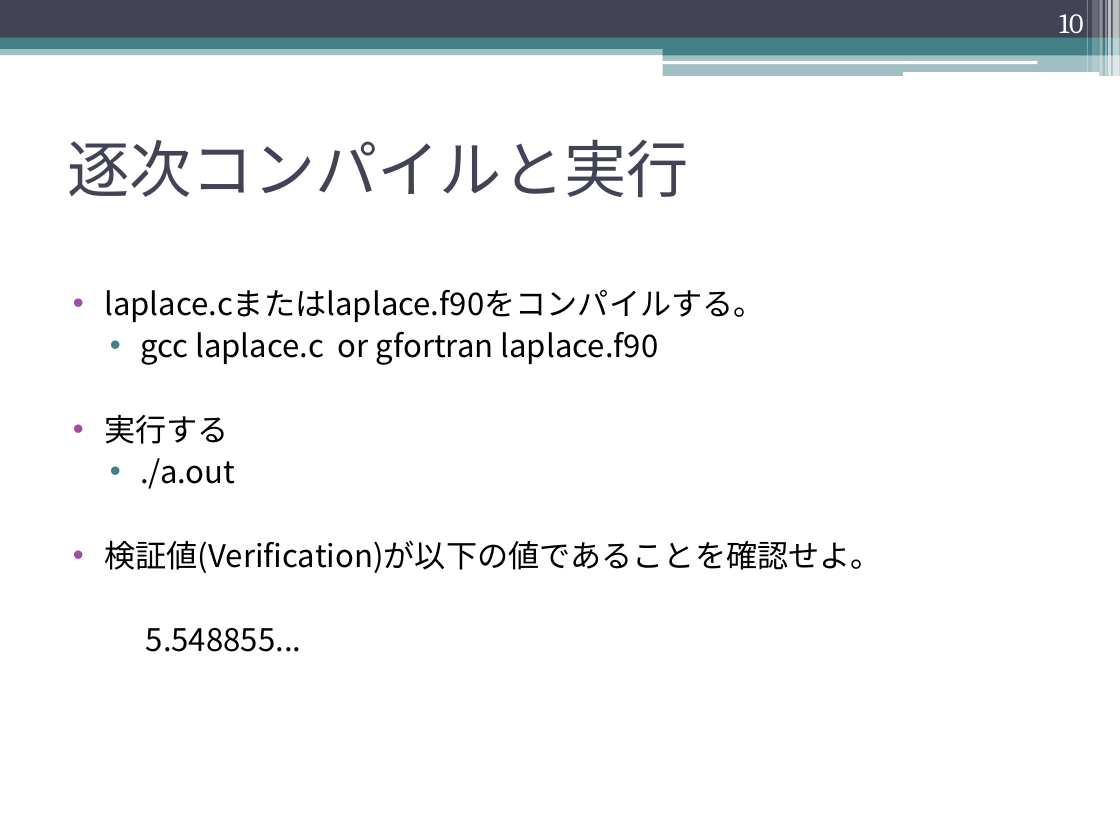
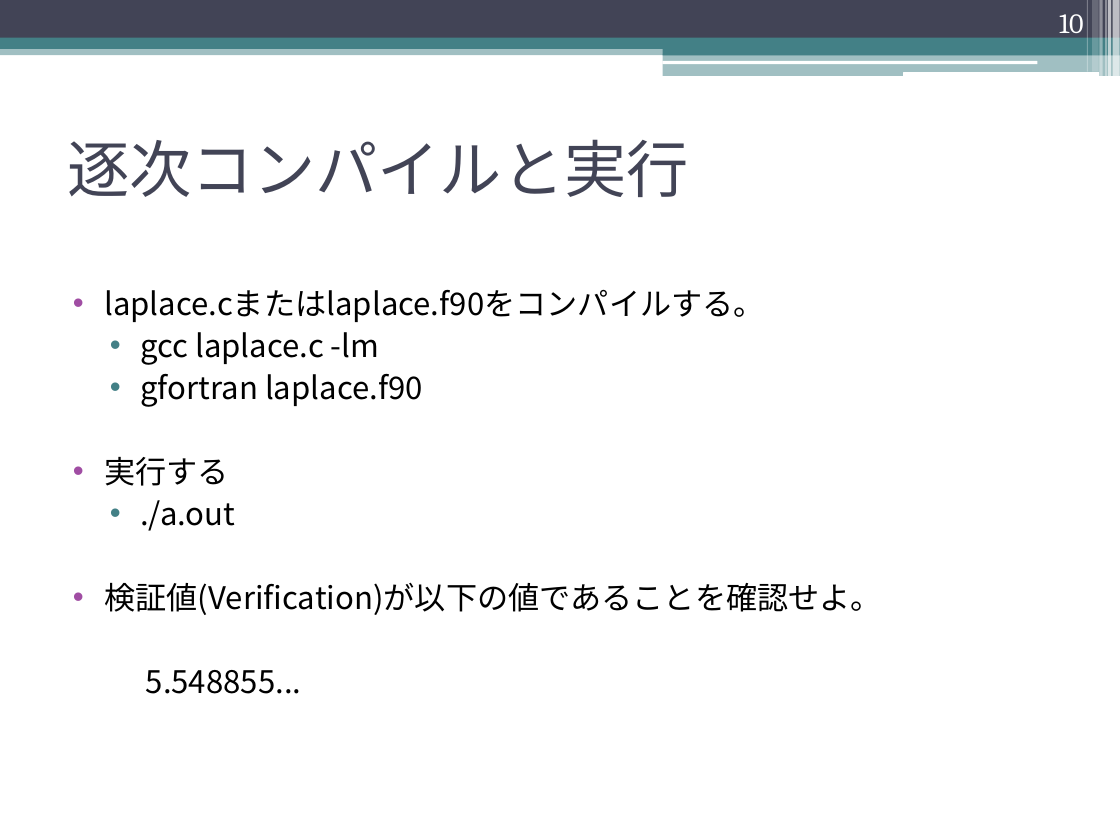
Before and after one commit to XcalableMP/Lecture, a slide deck: slide 10 of beginner/2.globalview.pptx. Drawn at 1120x840 pixels with LibreOffice and Linux fonts; fonts in the diff are those of the drawing. Boxes give left, top, right and bottom in pixels: in the first picture for what was removed or moved away, otherwise in the second. Text is boxed around its words. In the diff, an @@ line names an element or a change of style, - is before the commit and + after.

```diff
--- a/beginner/2.globalview.pptx
+++ b/beginner/2.globalview.pptx
@@ text at (140, 332, 423, 407): text changed @@
-  • gcc laplace.c or gfortran laplace.f90
+  • gcc laplace.c -lm
+  • gfortran laplace.f90
```
Also in this commit, not shown: 1 other file.
